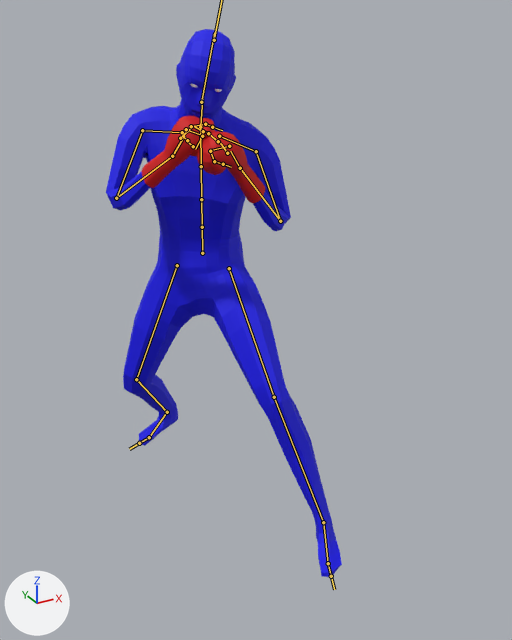
The FBX model Individual Project/Assets/Models/Animations/Boxer1/boxer1_cross.fbx as it was, and as the next commit left it.
One viewpoint serves both versions: a 50 mm lens placed at (-8.19, -21.68, 15.17), pointed at (0.98, -5.02, 6.84). Lighting does not change. The marker at lower left points along +X, +Y and +Z. Both versions are drawn at frame 31 of the action 'mixamo.com'; the numbers are the values there. The bones that bend it are drawn over the model as lines.

Objects in the first picture: 'proxy741.obj', 'proxy741.obj.001', 'proxy741.obj.002'.
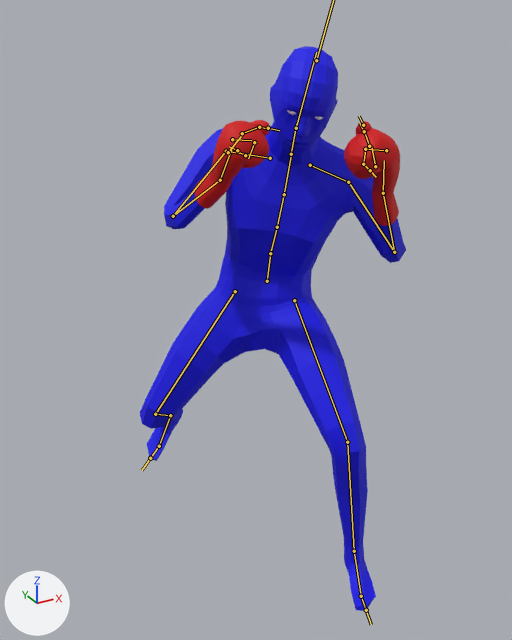
Changed parts and their boxes [x1, y1, x2, y2] in the pictures (512 x 640 px):
'proxy741.obj', posed (13% wider): before [106, 29, 342, 577]; after [140, 46, 406, 611]
'proxy741.obj.001', posed (17% narrower, 36% taller): before [197, 126, 265, 203]; after [344, 121, 400, 226]
'proxy741.obj.002', posed (23% taller): before [142, 116, 214, 188]; after [194, 120, 270, 209]
'high-poly.obj', posed (12% wider, 22% taller): before [190, 84, 222, 92]; after [287, 110, 323, 120]
bone 'mixamorig:Hips', root to tip: before (202, 253) to (202, 224); after (267, 281) to (271, 249)
bone 'mixamorig:Spine', root to tip: before (202, 227) to (201, 199); after (270, 253) to (277, 227)
bone 'mixamorig:Spine1', root to tip: before (201, 199) to (201, 166); after (277, 227) to (284, 194)
bone 'mixamorig:Spine2', root to tip: before (201, 166) to (200, 129); after (284, 194) to (291, 156)
bone 'mixamorig:Neck', root to tip: before (200, 127) to (202, 98); after (291, 154) to (296, 124)
bone 'mixamorig:Head', root to tip: before (201, 102) to (214, 32); after (296, 128) to (316, 52)
bone 'mixamorig:LeftShoulder', root to tip: before (219, 136) to (256, 151); after (310, 165) to (348, 182)
bone 'mixamorig:LeftArm', root to tip: before (256, 151) to (280, 221); after (348, 182) to (394, 252)
bone 'mixamorig:LeftForeArm', root to tip: before (280, 221) to (240, 168); after (394, 252) to (383, 193)
bone 'mixamorig:LeftHand', root to tip: before (240, 168) to (230, 151); after (383, 193) to (384, 160)
bone 'mixamorig:LeftHandThumb1', root to tip: before (227, 153) to (220, 142); after (375, 166) to (371, 146)
bone 'mixamorig:LeftHandThumb3', root to tip: before (208, 133) to (200, 129); after (364, 131) to (359, 123)
bone 'mixamorig:RightShoulder', root to tip: before (182, 132) to (142, 130); after (270, 158) to (226, 151)
bone 'mixamorig:RightArm', root to tip: before (142, 130) to (116, 198); after (226, 151) to (173, 216)
bone 'mixamorig:RightForeArm', root to tip: before (116, 198) to (172, 156); after (173, 216) to (220, 180)
bone 'mixamorig:RightHand', root to tip: before (172, 156) to (184, 135); after (220, 180) to (231, 149)
bone 'mixamorig:RightHandThumb1', root to tip: before (180, 138) to (192, 127); after (228, 152) to (243, 134)
bone 'mixamorig:RightHandThumb3', root to tip: before (205, 124) to (215, 128); after (259, 127) to (270, 129)
bone 'mixamorig:LeftUpLeg', root to tip: before (229, 268) to (274, 397); after (294, 300) to (347, 442)
bone 'mixamorig:LeftLeg', root to tip: before (274, 397) to (323, 522); after (347, 442) to (354, 551)
bone 'mixamorig:LeftFoot', root to tip: before (323, 522) to (328, 563); after (354, 551) to (361, 596)
bone 'mixamorig:RightUpLeg', root to tip: before (177, 265) to (136, 379); after (235, 291) to (155, 414)
bone 'mixamorig:RightLeg', root to tip: before (136, 379) to (167, 412); after (155, 414) to (170, 415)
bone 'mixamorig:RightFoot', root to tip: before (167, 412) to (149, 437); after (170, 415) to (159, 446)

The change in detail:
Bone 'mixamorig:Hips' (bone_mixamorig_hips) moves from (50.0, -150.0, 219.0) to (110.0, -163.0, 516.0).
Bone 'mixamorig:Hips' (bone_mixamorig_hips) turns from (-5, -41, 1) to (-3, -36, -8) degrees about its own x, y and z.
Bone 'mixamorig:Spine' (bone_mixamorig_spine) turns from (18, 5, -3) to (27, 5, -5) degrees about its own x, y and z.
Bone 'mixamorig:Spine1' (bone_mixamorig_spine1) turns from (1, 1, -1) to (0, 0, 2) degrees about its own x, y and z.
Bone 'mixamorig:Spine2' (bone_mixamorig_spine2) turns from (1, 1, -1) to (0, 0, 2) degrees about its own x, y and z.
Bone 'mixamorig:Neck' (bone_mixamorig_neck) turns from (5, 2, -4) to (5, 1, 0) degrees about its own x, y and z.
Bone 'mixamorig:Head' (bone_mixamorig_head) turns from (-1, 6, -7) to (-3, 4, -5) degrees about its own x, y and z.
Bone 'mixamorig:LeftShoulder' (bone_mixamorig_leftshoulder) turns from (-1, 1, -4) to (-5, 1, -3) degrees about its own x, y and z.
Bone 'mixamorig:LeftArm' (bone_mixamorig_leftarm) turns from (14, -9, 32) to (-5, -9, 41) degrees about its own x, y and z.
Bone 'mixamorig:LeftForeArm' (bone_mixamorig_leftforearm) turns from (-1, 3, 94) to (-26, -7, 92) degrees about its own x, y and z.
Bone 'mixamorig:LeftHand' (bone_mixamorig_lefthand) turns from (-5, 9, -16) to (-12, 8, -9) degrees about its own x, y and z.
Bone 'mixamorig:LeftHandThumb1' (bone_mixamorig_lefthandthumb1) turns from (3, 0, -13) to (5, 1, -6) degrees about its own x, y and z.
Bone 'mixamorig:LeftHandThumb3' (bone_mixamorig_lefthandthumb3) turns from (11, -11, -6) to (14, -4, -7) degrees about its own x, y and z.
Bone 'mixamorig:RightShoulder' (bone_mixamorig_rightshoulder) turns from (-22, 1, -4) to (-23, 2, -1) degrees about its own x, y and z.
Bone 'mixamorig:RightArm' (bone_mixamorig_rightarm) turns from (32, 8, -48) to (19, 4, -46) degrees about its own x, y and z.
Bone 'mixamorig:RightForeArm' (bone_mixamorig_rightforearm) turns from (-1, -2, -82) to (-25, 8, -86) degrees about its own x, y and z.
Bone 'mixamorig:RightHand' (bone_mixamorig_righthand) turns from (-17, 14, -3) to (-21, 15, -4) degrees about its own x, y and z.
Bone 'mixamorig:RightHandThumb1' (bone_mixamorig_righthandthumb1) turns from (21, 3, -3) to (22, 5, -10) degrees about its own x, y and z.
Bone 'mixamorig:RightHandThumb3' (bone_mixamorig_righthandthumb3) turns from (30, -8, 13) to (32, -18, 6) degrees about its own x, y and z.
Bone 'mixamorig:LeftUpLeg' (bone_mixamorig_leftupleg) turns from (32, -23, 9) to (42, -23, 9) degrees about its own x, y and z.
Bone 'mixamorig:LeftLeg' (bone_mixamorig_leftleg) turns from (-31, 10, 1) to (-62, 8, -5) degrees about its own x, y and z.
Bone 'mixamorig:LeftFoot' (bone_mixamorig_leftfoot) turns from (-10, -13, -7) to (6, 0, -3) degrees about its own x, y and z.
Bone 'mixamorig:RightUpLeg' (bone_mixamorig_rightupleg) turns from (2, 17, -13) to (9, 16, -16) degrees about its own x, y and z.
Bone 'mixamorig:RightLeg' (bone_mixamorig_rightleg) turns from (-53, -2, -1) to (-74, -11, 3) degrees about its own x, y and z.
Bone 'mixamorig:RightFoot' (bone_mixamorig_rightfoot) turns from (42, 9, 6) to (12, 9, 5) degrees about its own x, y and z.
